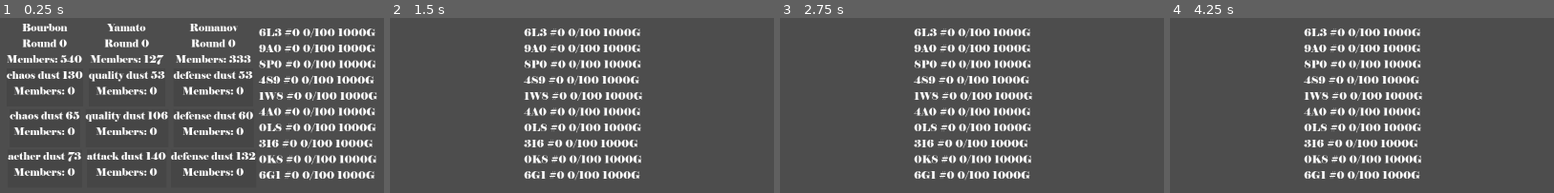
Above: before the commit, frames 1-4 (left to right).
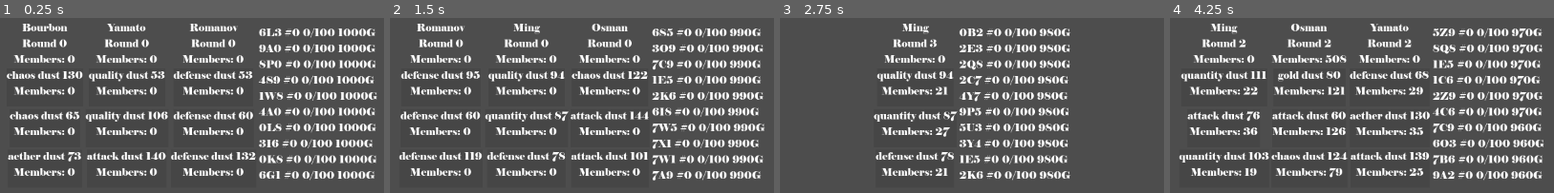
Above: after the commit, the same moments.

Repository: Pe3Hu/-kemukari
Game: Godot game, scene res://scene/game/Game.tscn
Two runs of this game, one before a commit and one after it. Both use one fixed random seed, a clock stepped at 60 frames per second and the inputs below.
Inputs:
- Up to frame 1 (0.25 s): no input
- Up to frame 2 (1.5 s): tap Enter at 0.5 s; hold D 0.53-1.28 s; tap Space at 0.6, 0.77, 1.07, 1.35 s; hold A from 1.28 s (still down)
- Up to frame 3 (2.75 s): tap Space at 1.52, 1.82, 2.1 s; release A at 2.03 s; hold D from 2.03 s (still down)
- Up to frame 4 (4.25 s): tap Space at 2.75, 2.85, 3.02, 3.32, 3.6, 3.77, 4.07 s; release D at 3.53 s; hold A from 3.53 s (still down)

The runs differ from the first frame. In frame 1, 1.6% of the frame differs, in the area x 1-66%, y 21-27%; in frame 2, 26%; in frame 3, 15%; in frame 4, 26%, in the area x 2-98%, y 3-93%.

Commit message:
update version 0.0051
1. Volkswirt func auktionslos_payment added
2. Volkswirt risk seted

Diff:
--- a/scene/5/versteigerung/Versteigerung.gd
+++ b/scene/5/versteigerung/Versteigerung.gd
@@ -8,10 +8,11 @@
 	parent = parent_
 	$House.text = parent.obj.dynastie.word.house
 	$Round.text = "Round " + str(parent.num.round.current)
+	$Members.text = "Members: " + str(parent.arr.bieter.size())
 
 
 func update_members() -> void:
-	$Members.text = "Members: " + str(parent.arr.bieter.size())
+	$Members.text = "Members: " + str(parent.num.bieter.total-parent.num.bieter.decided)
 
 
 func next_round() -> void:
@@ -25,5 +26,7 @@
 		for auktionslos in parent.arr.auktionslos:
 			auktionslos.scene.myself.update_members()
 
+		update_members()
+
 		if parent.num.round.current > parent.num.round.max:
 			parent.payouts()
--- a/script/Classes_5.gd
+++ b/script/Classes_5.gd
@@ -9,9 +9,16 @@
 
 
 	func _init(input_) -> void:
+		init_gold(0)
 		word.house = input_.house
 		obj.austausch = input_.austausch
 		num.parameter = Global.dict.dynastie.house[word.house]
+
+
+	func init_gold(gold_) -> void:
+		num.gold = {}
+		num.gold.max = gold_
+		num.gold.current = num.gold.max
 
 
 	func get_parameters_for_lots(size_) -> Array:
@@ -40,7 +47,6 @@
 	func _init(input_) -> void:
 		word.type = input_.type
 		num.stack = input_.stack
-
 
 
 #Лот аукциона
@@ -85,10 +91,14 @@
 		num.round.max = input_.round
 		num.step = input_.step
 		num.price = input_.price
+		num.bieter = {}
+		num.bieter.total = 0
+		num.bieter.decided = 0
 		obj.austausch = input_.austausch
 		arr.bieter = []
 		init_scene()
 		init_auktionsloss()
+		set_entry_fee()
 
 
 	func init_scene() -> void:
@@ -133,6 +143,11 @@
 		dict.impersonal_assessment = Global.from_weight_to_percentage(dict.impersonal_assessment)
 
 
+	func set_entry_fee() -> void:
+		arr.entry_fee = [10,0,10,20]
+		arr.price = [10,10,20,40]
+
+
 	func payouts() -> void:
 		print("payouts ",obj.dynastie.word.house)
 		obj.austausch.scene.myself.get_node("Versteigerungs").remove_child(scene.myself)
@@ -188,7 +203,8 @@
 
 
 	func sort_bieters() -> void:
-		arr.bieter.sort_custom(func(a, b): return a.obj.schatzamt.num.aether.total > b.obj.schatzamt.num.aether.total)
+		arr.bieter.sort_custom(func(a, b): return a.obj.schatzamt.num.gold.current > b.obj.schatzamt.num.gold.current)
+		#arr.bieter.sort_custom(func(a, b): return a.obj.schatzamt.num.aether.total > b.obj.schatzamt.num.aether.total)
 		var node = scene.myself.get_node("Bieters")
 
 		var top = 10
@@ -248,8 +264,14 @@
 
 		for versteigerung in arr.versteigerung:
 			versteigerung.scene.myself.update_members()
+			versteigerung.num.bieter.total = versteigerung.arr.bieter.size()
 
 
 	func next_round() -> void:
 		for versteigerung in arr.versteigerung:
+			versteigerung.num.bieter.percentage_of_undecideds = float(versteigerung.num.bieter.decided)/versteigerung.num.bieter.total
 			versteigerung.scene.myself.next_round()
+			sort_bieters()
+
+		if scene.myself.get_node("Versteigerungs").get_child_count() == 0:
+			init_versteigerungs()
--- a/script/Classes_6.gd
+++ b/script/Classes_6.gd
@@ -53,6 +53,7 @@
 		obj.bieter = input_.bieter
 		init_sins()
 		prioritize()
+		set_risk()
 		init_common_sense()
 
 
@@ -87,6 +88,27 @@
 					dict.priority[parameter] += Global.dict.volkswirt.sin[sin][parameter]*dict.sin[sin]
 
 			dict.priority[parameter] = round(dict.priority[parameter])
+
+
+	func set_risk() -> void:
+		dict.risk = {}
+		var n = 10
+		var step = 10
+		var total = 100
+		var weights = []
+
+		for _i in n:
+			Global.rng.randomize()
+			var weight = Global.rng.randi_range(0, total/3)
+			total -= weight
+			weights.append(weight)
+
+		for _i in n:
+			var percent = step*_i
+			dict.risk[percent] = weights[_i]
+
+			if _i > 0:
+				dict.risk[percent] += dict.risk[percent-step]
 
 
 	func init_common_sense() -> void:
@@ -130,7 +152,7 @@
 
 
 	func select_auktionslos() -> void:
-		if obj.bieter.obj.auktionslos == null:
+		if obj.bieter.obj.auktionslos == null && wait_next_round():
 			var assessment = {}
 			assessment.personal = get_personal_assessment()
 			assessment.impersonal = obj.bieter.obj.versteigerung.dict.impersonal_assessment
@@ -144,6 +166,29 @@
 
 			obj.bieter.obj.auktionslos = Global.get_random_key(weights)
 			obj.bieter.obj.auktionslos.arr.bieter.append(obj.bieter)
+			obj.bieter.obj.versteigerung.num.bieter.decided += 1
+			auktionslos_payment()
+
+
+	func wait_next_round() -> bool:
+		if obj.bieter.obj.versteigerung == null:
+			return false
+
+		var versteigerung = obj.bieter.obj.versteigerung
+		var wait = versteigerung.num.round.current == versteigerung.num.round.max
+
+		if wait:
+			return wait
+
+		for percent in dict.risk.keys():
+			if percent >= versteigerung.num.bieter.percentage_of_undecideds:
+				var options = {}
+				options[true] = dict.risk[percent]
+				options[false] = 100-dict.risk[percent]
+				wait = Global.get_random_key(options)
+				return wait
+
+		return wait
 
 
 	func get_personal_assessment() -> Dictionary:
@@ -155,6 +200,16 @@
 
 		personal_assessment = Global.from_weight_to_percentage(personal_assessment)
 		return personal_assessment
+
+
+	func auktionslos_payment() -> void:
+		var versteigerung = obj.bieter.obj.versteigerung
+		var price = versteigerung.arr.price[versteigerung.num.round.current]
+		obj.bieter.obj.schatzamt.num.gold.current -= price
+		versteigerung.obj.dynastie.num.gold.current += price
+		obj.bieter.scene.myself.update_nums()
+		obj.bieter.obj.versteigerung = null
+		obj.bieter.obj.auktionslos = null
 
 
 #Воитель
